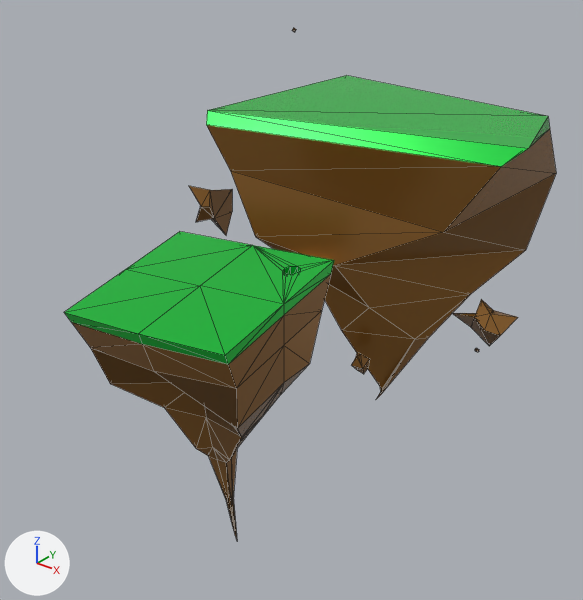
The glTF model public/models/FloatingIsland.glb: old version first, new version second.
Camera for both pictures: a camera (50 mm lens) standing at (2.7, -3.75, 2.17) and looking at (-0.19, -0.15, -0.07). Every picture has the same lights, and +X, +Y and +Z are marked at lower left. Mesh edges are drawn as thin lines. Where no turn or scale is listed for an object, it has been applied to the vertices. Vertices at the same position are counted once.
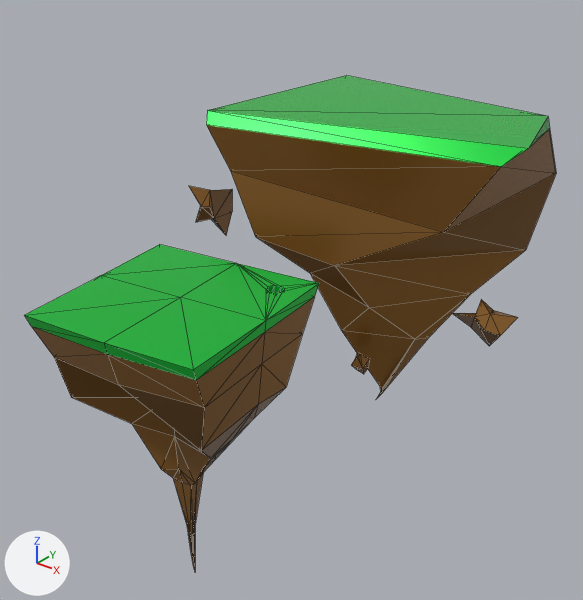
Edits to the bpy script that builds the scene:
```text
Change me_cube_001:
    used by ob_cube; location = (0.0, 0.0, 0.0)
    remove me_cube_001.from_pydata(...)  # 182 vertices, 331 faces; spans x -1.4..1.28, y -1.75..2.03, z -1.18..1.34
    add me_cube_001.from_pydata(...)  # 161 vertices, 292 faces; spans x -1.19..1.28, y -1.95..2.03, z -1.19..1.03
    me_cube_001 part 1: the loose piece of 82 vertices spanning x -0.45..0.63, y -1.75..-0.69, z -1.18..0.58 is rebuilt with 82 vertices and now spans x -0.46..0.64, y -1.95..-0.83, z -1.19..0.5
```

Location of each change, [x1, y1, x2, y2] in pixels of the pictures (583 x 600 px):
'Cube', reshaped (8% wider)
    before: [64, 28, 556, 539]
    after: [25, 75, 556, 570]
part 1 of me_cube_001, rebuilt (9% wider)
    before: [64, 231, 334, 539]
    after: [25, 244, 319, 570]
